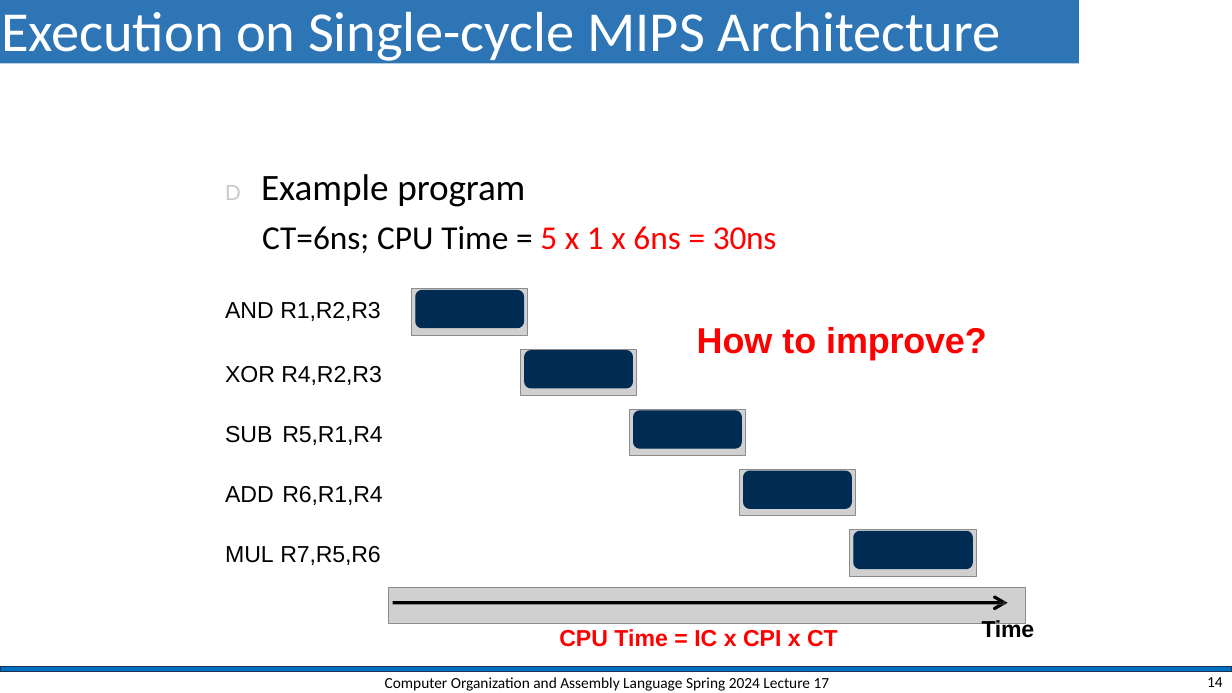
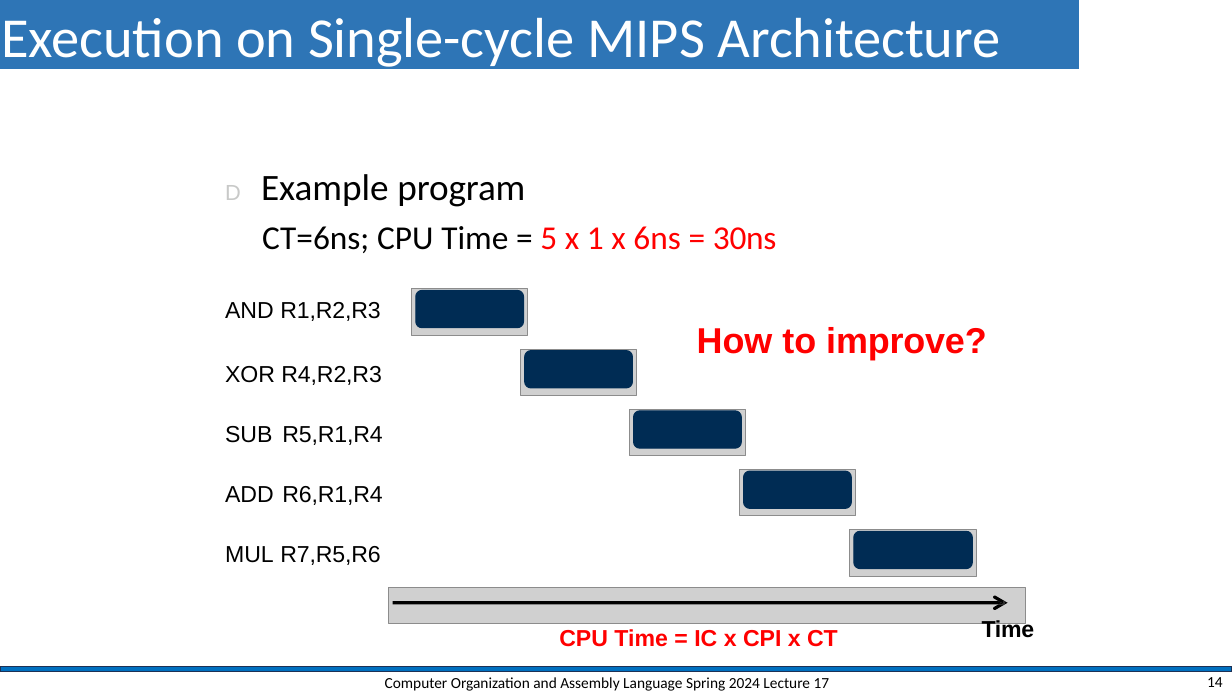
Before and after one commit to shahidmasud/shahidmasud.github.io, a slide deck: slide 14 of CompOrg_Lec17_Spr2024.ppsx. Drawn at 1232x693 pixels with LibreOffice and Linux fonts; fonts in the diff are those of the drawing; grey boxes stand for pictures; background and template pictures are left out. Boxes give left, top, right and bottom in pixels: in the first picture for what was removed or moved away, otherwise in the second. Text is boxed around its words. In the diff, an @@ line names an element or a change of style, - is before the commit and + after.

```diff
--- a/CompOrg_Lec17_Spr2024.ppsx
+++ b/CompOrg_Lec17_Spr2024.ppsx
@@ title "Execution on Single-cycle MIPS Architecture": place and size @@
-title "Execution on Single-cycle MIPS Architecture" at box(0, 0, 1080, 63)
+title "Execution on Single-cycle MIPS Architecture" at box(0, 0, 1080, 68)
```
Also in this commit, not shown: 14 other slides changed, 1 slide added, 2 other files.
